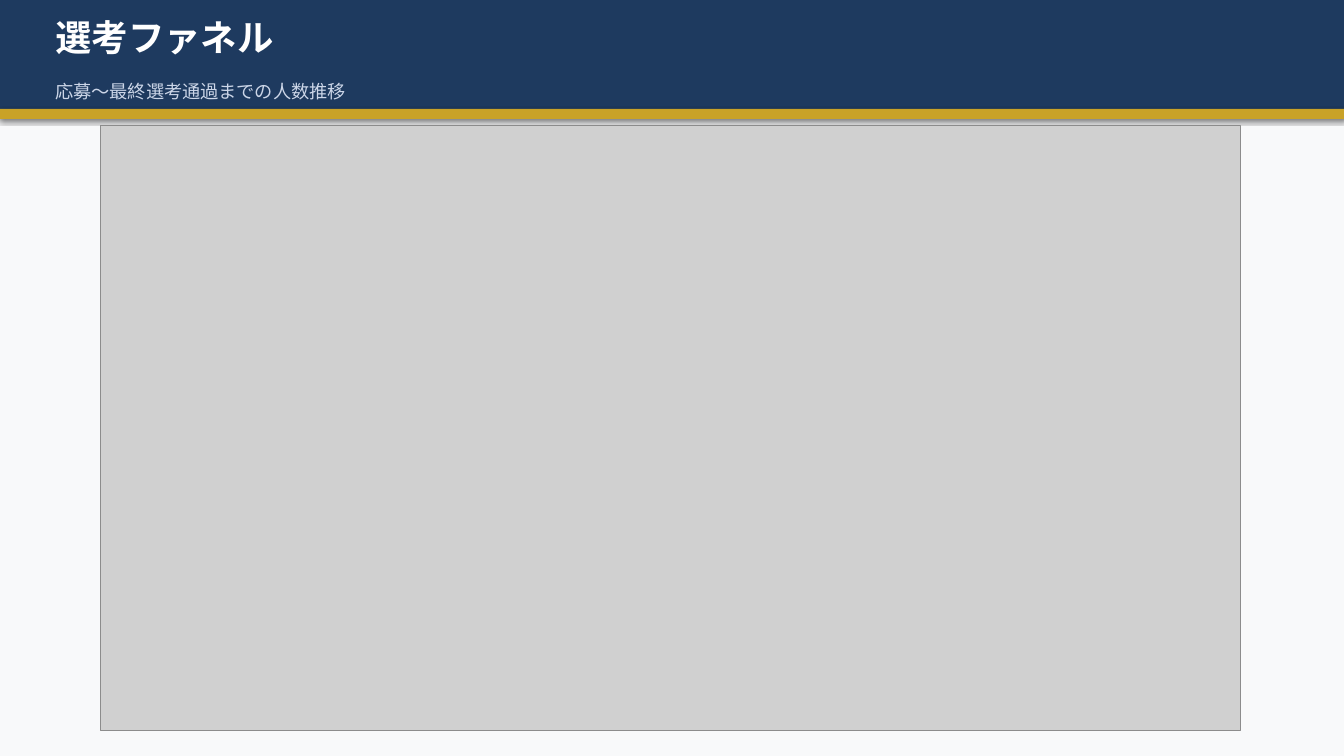
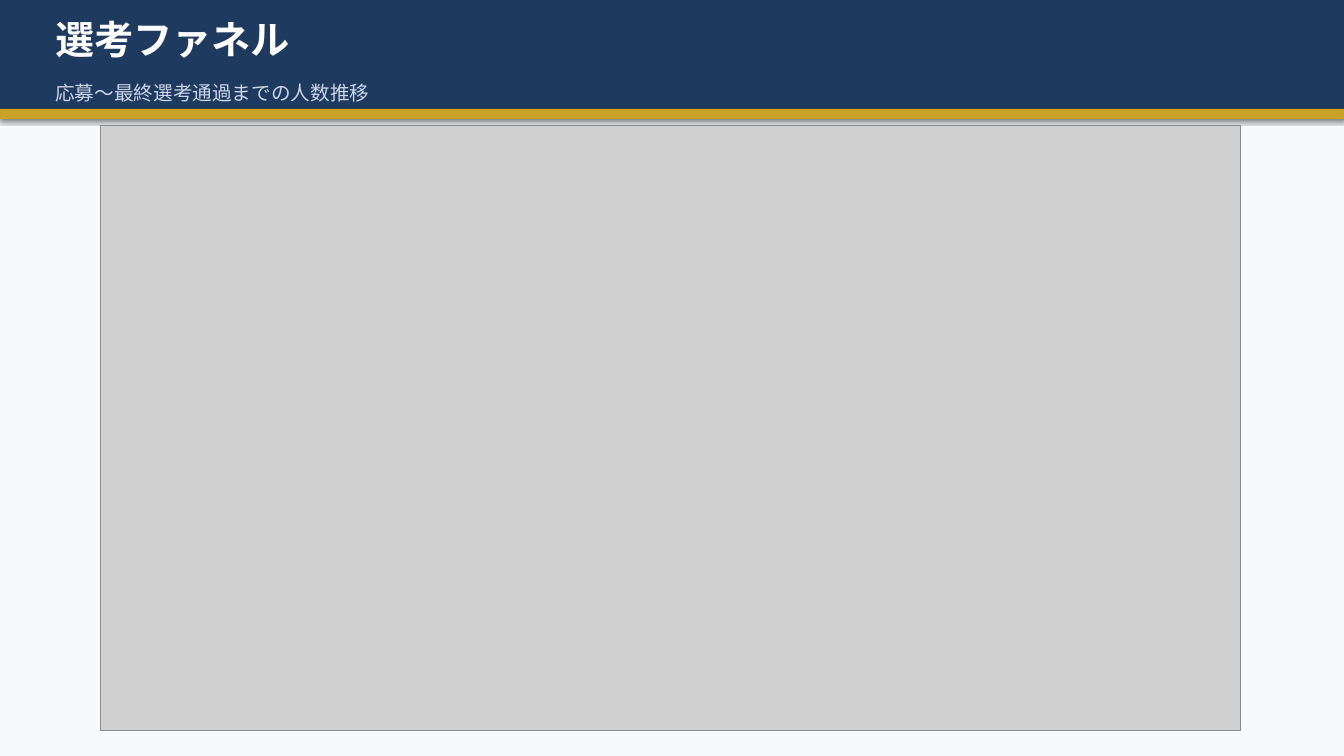
Before and after one commit to syoukaku007-star/daiki, a slide deck: slide 4 of 上位校採用分析レポート_2026.pptx. Drawn at 1344x756 pixels with LibreOffice and Linux fonts; fonts in the diff are those of the drawing; grey boxes stand for pictures. Boxes give left, top, right and bottom in pixels: in the first picture for what was removed or moved away, otherwise in the second. Text is boxed around its words. In the diff, an @@ line names an element or a change of style, - is before the commit and + after.

```diff
--- a/上位校採用分析レポート_2026.pptx
+++ b/上位校採用分析レポート_2026.pptx
@@ text "選考ファネル" at box(55, 20, 290, 58): size 26 to 28 pt @@
@@ text "応募〜最終選考通過までの人数推移" at box(55, 83, 369, 102): size 13 to 14 pt @@
```
Also in this commit, not shown: 9 other slides changed, 1 slide added.
